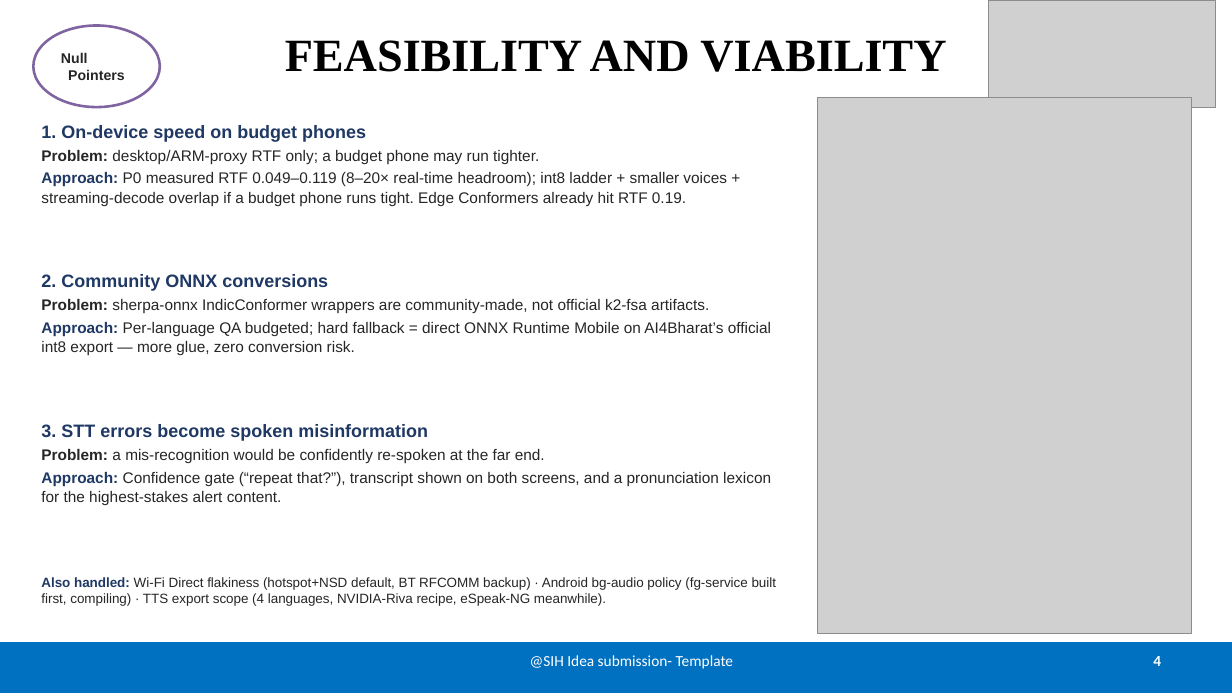
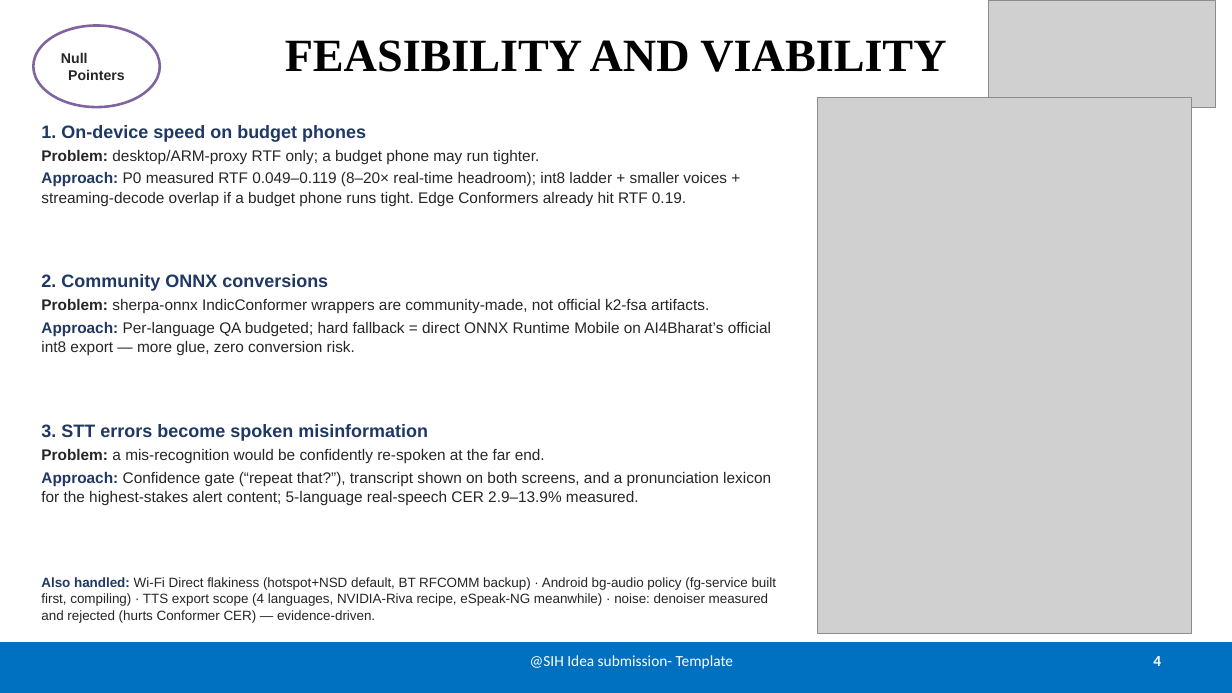
Before and after one commit to satyam-mishra-dev/itantra, a slide deck: slide 4 of docs/SIH2026-iTantra-idea-PPT.pptx. Drawn at 1232x693 pixels with LibreOffice and Linux fonts; fonts in the diff are those of the drawing; grey boxes stand for pictures. Boxes give left, top, right and bottom in pixels: in the first picture for what was removed or moved away, otherwise in the second. Text is boxed around its words. In the diff, an @@ line names an element or a change of style, - is before the commit and + after.

Commit message:
docs: idea PPT v4 — real-speech CER, measured rivals, prosody byte + AFSK modem, AES-GCM, roll-call, WEA/LSSC-ST refs, updated already-built box

```diff
--- a/docs/SIH2026-iTantra-idea-PPT.pptx
+++ b/docs/SIH2026-iTantra-idea-PPT.pptx
@@ text at [41, 472, 771, 505]: text changed @@
-Approach: Confidence gate (“repeat that?”), transcript shown on both screens, and a pronunciation lexicon for the highest-stakes alert content.
+Approach: Confidence gate (“repeat that?”), transcript shown on both screens, and a pronunciation lexicon for the highest-stakes alert content; 5-language real-speech CER 2.9–13.9% measured.
@@ text at [41, 577, 777, 623]: text changed @@
-Also handled: Wi-Fi Direct flakiness (hotspot+NSD default, BT RFCOMM backup) · Android bg-audio policy (fg-service built first, compiling) · TTS export scope (4 languages, NVIDIA-Riva recipe, eSpeak-NG meanwhile).
+Also handled: Wi-Fi Direct flakiness (hotspot+NSD default, BT RFCOMM backup) · Android bg-audio policy (fg-service built first, compiling) · TTS export scope (4 languages, NVIDIA-Riva recipe, eSpeak-NG meanwhile) · noise: denoiser measured and rejected (hurts Conformer CER) — evidence-driven.
```
Also in this commit, not shown: 4 other slides changed, 1 other file.
